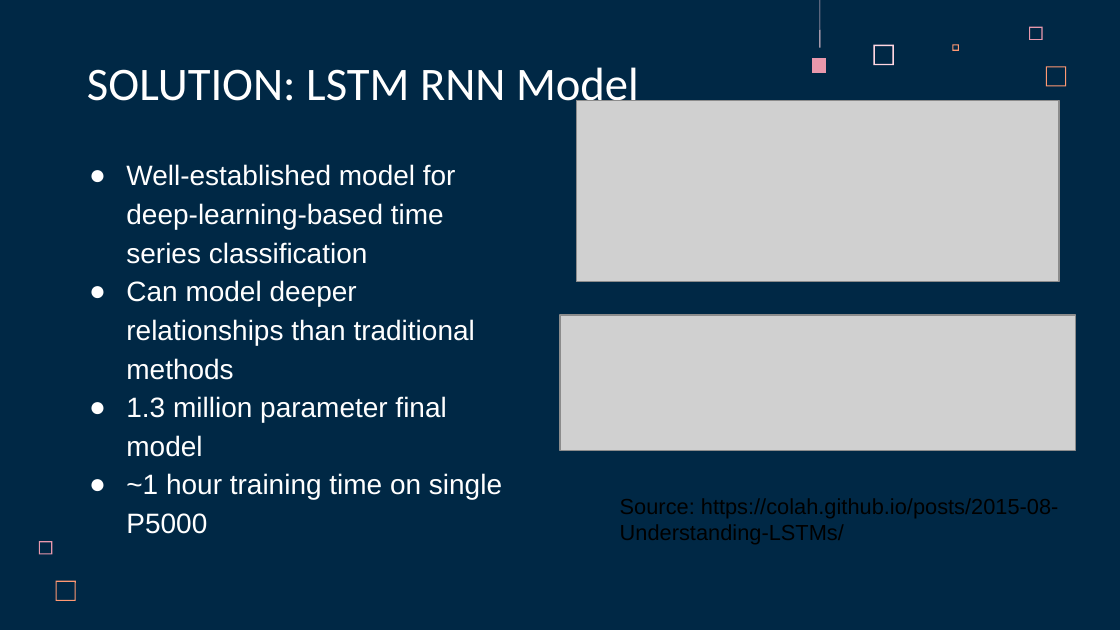
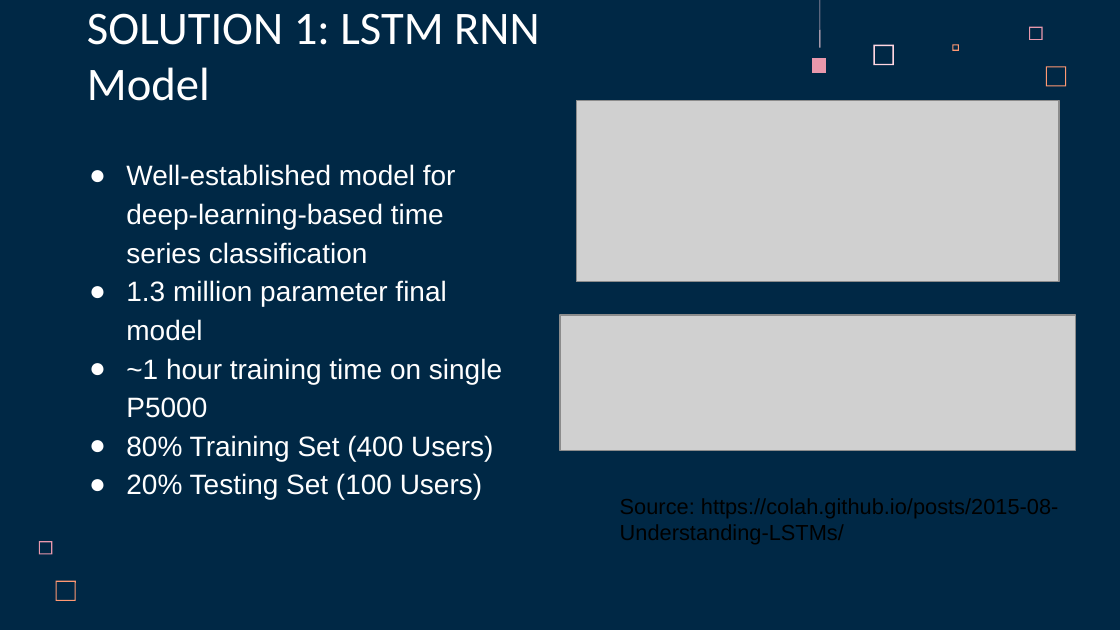
Before and after one commit to ITU-AI-ML-in-5G-Challenge/ML5G-PS-012-Xdding, a slide deck: slide 12 of ML5G-PS-012-Xdding-Presentation.pptx (slide 11 before the commit). Drawn at 1120x630 pixels with LibreOffice and Linux fonts; fonts in the diff are those of the drawing; grey boxes stand for pictures. Boxes give left, top, right and bottom in pixels: in the first picture for what was removed or moved away, otherwise in the second. Text is boxed around its words. In the diff, an @@ line names an element or a change of style, - is before the commit and + after.

```diff
--- a/ML5G-PS-012-Xdding-Presentation.pptx
+++ b/ML5G-PS-012-Xdding-Presentation.pptx
@@ title at box(87, 13, 539, 101): text changed @@
-SOLUTION: LSTM RNN Model
+SOLUTION 1: LSTM RNN Model
@@ text at box(126, 280, 475, 380): paragraph removed @@
-● Can model deeper relationships than traditional methods
@@ text at box(126, 435, 493, 500): paragraphs added @@
+● 80% Training Set (400 Users)
+● 20% Testing Set (100 Users)
```
Also in this commit, not shown: 11 other slides changed, 3 slides added, 2 slides removed, 1 other file.
